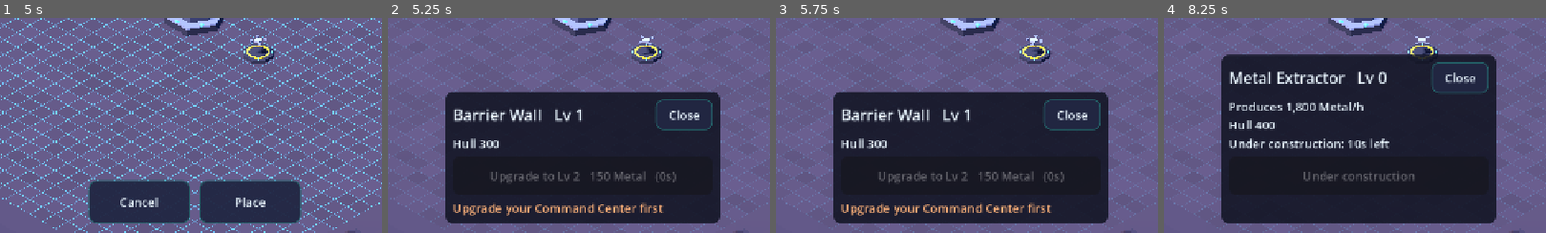
Above: before the commit, frames 1-4 (left to right).
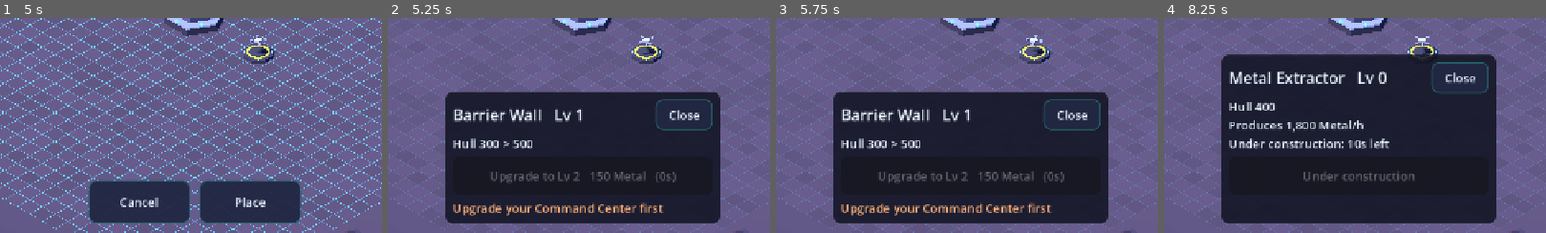
Above: after the commit, the same moments.

Repository: tarnan3751/space-game
Game: Godot game, scene res://scenes/main.tscn
Two runs of this game, one before a commit and one after it. Both use one fixed random seed, a clock stepped at 60 frames per second and the inputs below.
Inputs (mouse positions are % of the whole screen's width and height, from its top left):
- Up to frame 1 (5 s): click "Resources" at 0.5 s; click "Army" at 1.25 s; click "Defence" at 2 s; click "Traps" at 2.75 s; click "Walls" at 3.5 s; click (11, 88) at 4.27 s
- Up to frame 2 (5.25 s): click "Place" at 5 s
- Up to frame 3 (5.75 s): no input
- Up to frame 4 (8.25 s): click "Reset base" at 5.75 s; click "Resources" at 6.5 s; click (29, 88) at 7.27 s; click "Place" at 8 s
The pictures show only the part of the screen within x 24-74%, y 50-100%; the shares and areas given below are measured in that part.

Frame 1 is identical in both runs. In frame 2, 0.2% of the frame differs, in the area x 30-38%, y 56-61%; in frame 3, 0.2%; in frame 4, 1.6%, in the area x 17-53%, y 39-54%.

Commit message:
Show every stat a building carries in the info panel
The info panel showed production, storage, drones, damage with range, and hull. It now shows, each only when the stat exists at the current level and in this order: hull, production and storage per resource, drones, army capacity, damage and range, the fire interval, what the building targets, and whether it is hidden from attackers. Where a finished building is below its top level and the next level changes a value, the next value follows an arrow (Hull 600 → 800). While a building is first being built it shows level 1's values with no arrow, since level 1 is the level coming.

The default font has no arrow glyph and only some platforms fill it in from a system font, so the HUD checks the theme's font once at setup and separates the two values with " → " when the font has the glyph and " > " when it does not.

Range is shown on its own for the buildings that have a reach but no damage (the Shield Generator, the Gravity Well, the Gravity Trap), so their radius is not lost.

Diff:
--- a/src/game/hud.gd
+++ b/src/game/hud.gd
@@ -51,6 +51,8 @@
 var _info_detail: Label
 var _upgrade_button: Button
 var _upgrade_note: Label
+## Between a stat and the next level's: " → " when the theme's font has the arrow, else " > ".
+var _arrow: String = " > "
 var _toast: Label
 var _toast_tween: Tween
 
@@ -62,6 +64,8 @@
 	_root.mouse_filter = Control.MOUSE_FILTER_IGNORE
 	_root.theme = _make_theme()
 	add_child(_root)
+	if _root.get_theme_default_font().has_char(0x2192):
+		_arrow = " → "
 	_build_top_bar()
 	_build_build_bar()
 	_build_place_bar()
@@ -160,23 +164,48 @@
 	var type := building.type
 	_info_title.text = "%s   Lv %d" % [_catalog.display_name(type), building.level]
 
+	# The current level's stats (level 1's while it is first being built), each with the
+	# next level's value after an arrow where it changes. `next` is {} at the top level,
+	# and level 1 itself while the building is first being built, so no arrow shows then.
 	var lines := PackedStringArray()
 	var stats := _catalog.level_stats(type, maxi(building.level, 1))
+	var next := _catalog.level_stats(type, building.level + 1)
+	if stats.has("hp"):
+		lines.append("Hull %s" % _level_stat(stats, next, "hp"))
 	var production: Dictionary = stats.get("produces", {})
-	var storage: Dictionary = stats.get("storage", {})
+	var next_production: Dictionary = next.get("produces", {})
 	for res: String in _catalog.resources:
 		var produces := int(production.get(res, 0))
 		if produces > 0:
-			lines.append("Produces %s %s/h" % [Format.amount(produces), _catalog.resource_name(res)])
+			var rate := _with_next(Format.amount(produces), Format.amount(int(next_production.get(res, produces))))
+			lines.append("Produces %s %s/h" % [rate, _catalog.resource_name(res)])
+	var storage: Dictionary = stats.get("storage", {})
+	var next_storage: Dictionary = next.get("storage", {})
+	for res: String in _catalog.resources:
 		var stores := int(storage.get(res, 0))
 		if stores > 0:
-			lines.append("Stores %s %s" % [Format.amount(stores), _catalog.resource_name(res)])
+			var held := _with_next(Format.amount(stores), Format.amount(int(next_storage.get(res, stores))))
+			lines.append("Stores %s %s" % [held, _catalog.resource_name(res)])
 	if int(stats.get("builders", 0)) > 0:
-		lines.append("Houses %d drone" % int(stats["builders"]))
+		lines.append("Houses %s drone" % _level_stat(stats, next, "builders"))
+	if stats.has("capacity"):
+		lines.append("Capacity %s" % _level_stat(stats, next, "capacity"))
+	var combat := PackedStringArray()
 	if stats.has("damage"):
-		lines.append("Damage %d   Range %d" % [int(stats["damage"]), int(stats.get("range_cells", 0))])
-	if stats.has("hp"):
-		lines.append("Hull %s" % Format.amount(int(stats["hp"])))
+		combat.append("Damage %s" % _level_stat(stats, next, "damage"))
+	if stats.has("range_cells"):
+		combat.append("Range %s" % _level_stat(stats, next, "range_cells"))
+	if not combat.is_empty():
+		lines.append("   ".join(combat))
+	if stats.has("fire_ms"):
+		var fire_ms := int(stats["fire_ms"])
+		var interval := _with_next(_seconds(fire_ms), _seconds(int(next.get("fire_ms", fire_ms))))
+		lines.append("Fires every %s s" % interval)
+	var targets := _catalog.targets_of(type)
+	if targets != "":
+		lines.append("Targets %s" % ("air and ground" if targets == "both" else targets))
+	if _catalog.is_hidden(type):
+		lines.append("Hidden from attackers")
 	if building.is_busy():
 		var what := "Under construction" if building.level == 0 else "Upgrading to Lv %d" % building.target_level
 		lines.append("%s: %s left" % [what, Format.duration(state.seconds_left(building.id))])
@@ -191,7 +220,6 @@
 		_upgrade_button.text = "Max level"
 		_upgrade_button.disabled = true
 		return
-	var next := _catalog.level_stats(type, building.level + 1)
 	_upgrade_button.text = "Upgrade to Lv %d   %s   (%s)" % [
 		building.level + 1,
 		Format.cost(next.get("cost", {}), _catalog),
@@ -200,6 +228,22 @@
 	var error := state.check_upgrade(building.id)
 	_upgrade_button.disabled = error != ""
 	_upgrade_note.text = "" if error == "" else error_text(error)
+
+
+## A whole-number stat of this level, with the next level's after an arrow when it changes.
+func _level_stat(stats: Dictionary, next: Dictionary, field: String) -> String:
+	var value := int(stats[field])
+	return _with_next(Format.amount(value), Format.amount(int(next.get(field, value))))
+
+
+## "600", or "600 → 800" when the next level's value differs.
+func _with_next(value: String, next_value: String) -> String:
+	return value if next_value == value else value + _arrow + next_value
+
+
+## 800 -> "0.8", 5000 -> "5"
+static func _seconds(ms: int) -> String:
+	return ("%.2f" % (ms / 1000.0)).rstrip("0").rstrip(".")
 
 
 # --- Construction ----------------------------------------------------------------
